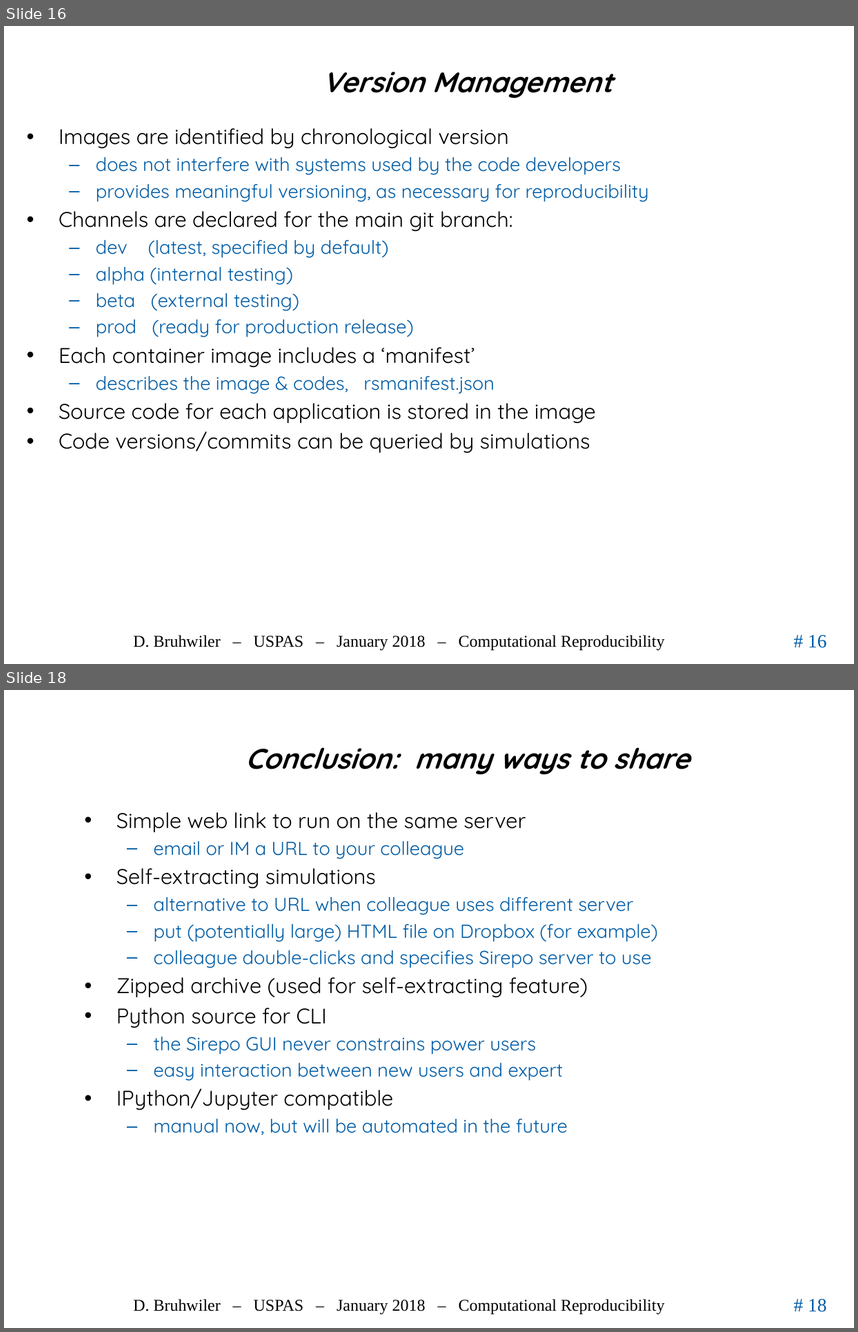
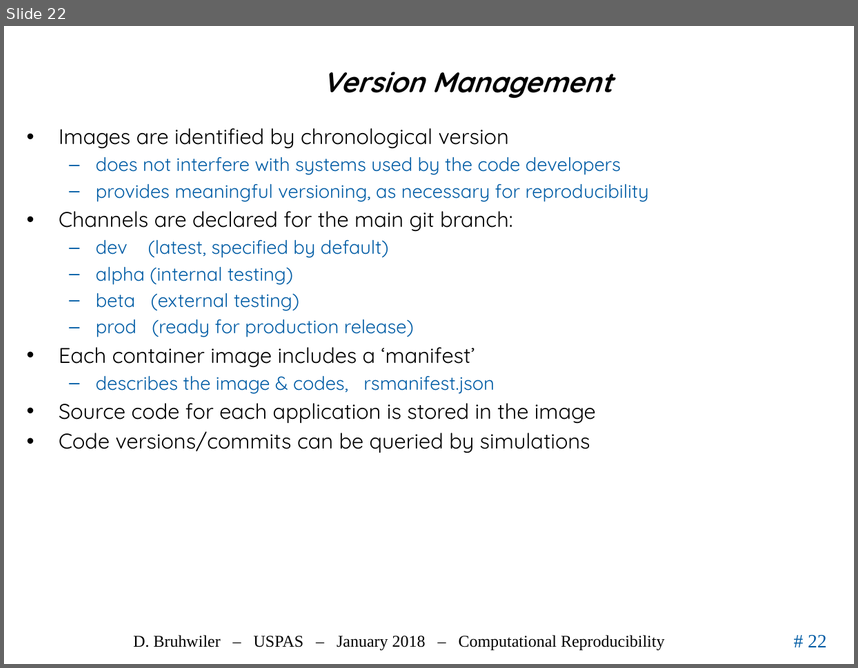
Before and after one commit to uspas/simbeamplasma18, a slide deck: computational_reproducibility/lecture/2018_ComputationalReproducibility_Bruhwiler_USPAS.pptx. Shown one above the other, each under a label of ours: slides 16 and 18 before the commit, slide 22 after it; the slides between them are not shown. The pictures are 858x1332 and 858x668 pixels, drawn with LibreOffice and Linux fonts; fonts in the diff are those of the drawing; background and template pictures are left out. Boxes give left, top, right and bottom in pixels: in the first picture for what was removed or moved away, otherwise in the second. Text is boxed around its words. In the diff, an @@ line names an element or a change of style, - is before the commit and + after.

```diff
--- a/computational_reproducibility/lecture/2018_ComputationalReproducibility_Bruhwiler_USPAS.pptx
+++ b/computational_reproducibility/lecture/2018_ComputationalReproducibility_Bruhwiler_USPAS.pptx
@@ slide 18 removed at bbox=[4, 690, 854, 1328], background #FFFFFF; not listed: 3 template elements that a slide beside it also shows @@
@@ title removed at bbox=[245, 747, 689, 775] @@
-Conclusion: many ways to share
@@ text removed at bbox=[116, 812, 658, 1135] @@
-• Simple web link to run on the same server
-  – email or IM a URL to your colleague
-• Self-extracting simulations
-  – alternative to URL when colleague uses different server
-  – put (potentially large) HTML file on Dropbox (for example)
-  – colleague double-clicks and specifies Sirepo server to use
-• Zipped archive (used for self-extracting feature)
-• Python source for CLI
-  – the Sirepo GUI never constrains power users
-  – easy interaction between new users and expert
-• IPython/Jupyter compatible
-  – manual now, but will be automated in the future
@@ what was slide 16 is now slide 22 @@
@@ page number at bbox=[808, 635, 826, 647]: text changed @@
-# 16
+# 22
```
Also in this commit, not shown: 7 slides added, 1 other slide removed.
